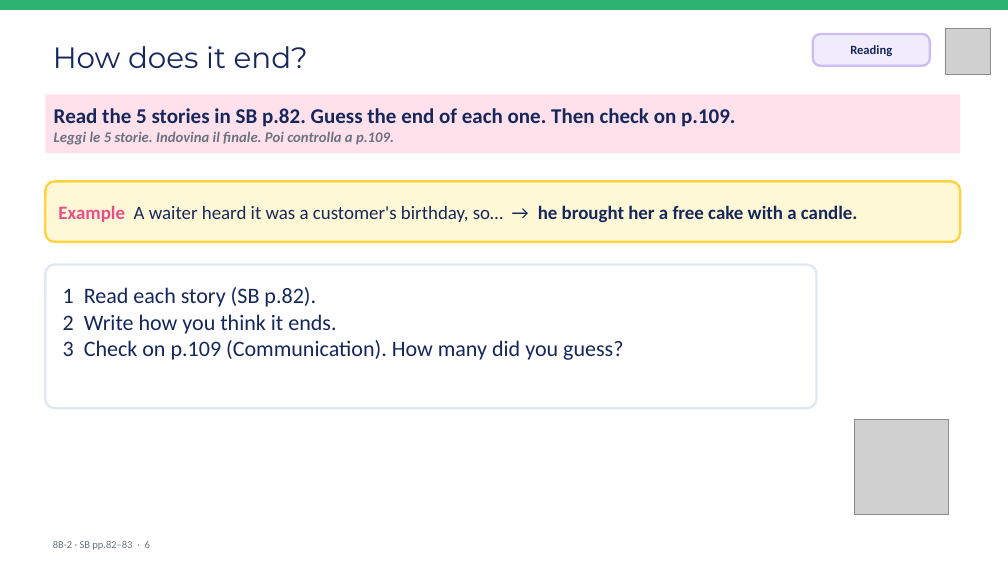
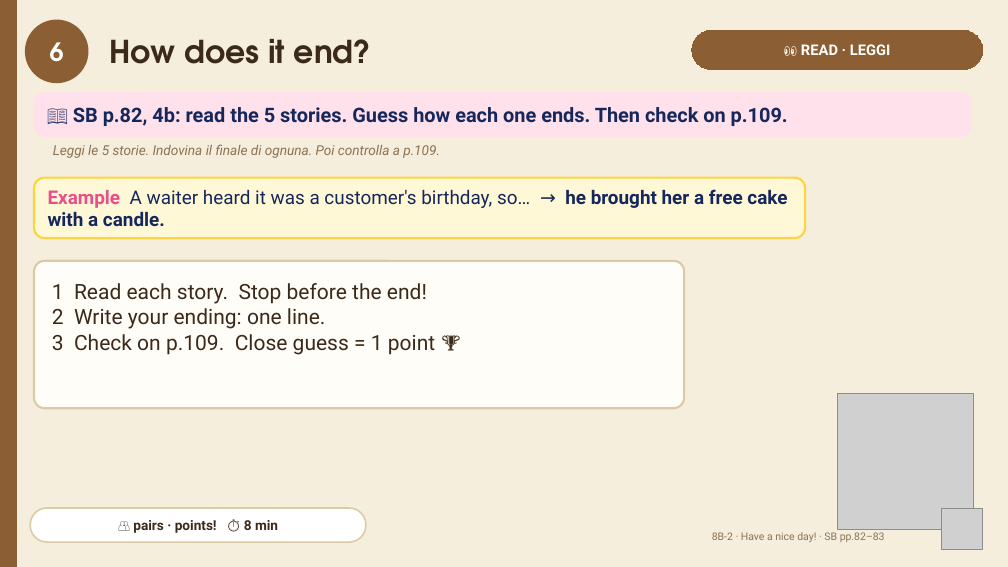
Before and after one commit to londonlanguageschool/Bagheria-, a slide deck: slide 6 of materials/B1/B1_8B-2_Have_a_nice_day.pptx. Drawn at 1008x567 pixels with LibreOffice and Linux fonts; fonts in the diff are those of the drawing; grey boxes stand for pictures. Boxes give left, top, right and bottom in pixels: in the first picture for what was removed or moved away, otherwise in the second. Text is boxed around its words. In the diff, an @@ line names an element or a change of style, - is before the commit and + after.

```diff
--- a/materials/B1/B1_8B-2_Have_a_nice_day.pptx
+++ b/materials/B1/B1_8B-2_Have_a_nice_day.pptx
@@ background #FFFFFF to #F5EEDD @@
@@ rectangle removed at [0,0,1008,9] @@
@@ rectangle added at [0,0,17,567], fill #8B5E34, outline #8B5E34 1 pt @@
@@ ellipse added at [26,21,87,82], fill #8B5E34, outline #8B5E34 3 pt, 24 pt, text #FFFFFF, bold @@
+6
@@ text "How does it end?": place and size @@
-text "How does it end?" at [53,46,308,68]
+text "How does it end?" at [109,39,371,64]
@@ text "How does it end?" at [109,39,371,64]: size 28 to 30 pt, font Montserrat to TeX Gyre Adventor, text colour #16275C to #3B2A1A, bold on @@
@@ rounded rectangle added at [692,30,983,70], fill #8B5E34, outline #8B5E34 0.75 pt, 14 pt, text #FFFFFF, bold @@
+👀 READ · LEGGI
@@ rounded rectangle removed at [813,34,930,66] @@
-Reading
@@ rounded rectangle "📖 SB p.82, 4b: read ...": place and size @@
-rounded rectangle "📖 SB p.82, 4b: read ..." at [45,95,960,154]
+rounded rectangle "📖 SB p.82, 4b: read ..." at [34,92,972,136]
@@ rounded rectangle "📖 SB p.82, 4b: read ..." at [34,92,972,136]: rectangle to rounded rectangle; outline none to #FFE1EC 0.75 pt @@
@@ text in rounded rectangle at [73,107,788,126]: text changed; size 20 to 19 pt; font Calibri to Roboto @@
-Read the 5 stories in SB p.82. Guess the end of each one. Then check on p.109.
-Leggi le 5 storie. Indovina il finale. Poi controlla a p.109.
+📖 SB p.82, 4b: read the 5 stories. Guess how each one ends. Then check on p.109.
@@ text added at [53,144,440,158], 13 pt, text #8B7355, italic @@
+Leggi le 5 storie. Indovina il finale di ognuna. Poi controlla a p.109.
@@ rounded rectangle "Example A waiter heard it ...": place and size @@
-rounded rectangle "Example A waiter heard it ..." at [45,181,960,242]
+rounded rectangle "Example A waiter heard it ..." at [34,178,805,238]
@@ rounded rectangle "Example A waiter heard it ..." at [34,178,805,238]: font Calibri to Roboto; outline #FFD23F 2.25 pt to #FFD23F 2 pt; proportions changed @@
@@ rounded rectangle "1 Read each story. Stop ...": place and size @@
-rounded rectangle "1 Read each story. Stop ..." at [45,265,817,408]
+rounded rectangle "1 Read each story. Stop ..." at [34,261,684,408]
@@ rounded rectangle "1 Read each story. Stop ..." at [34,261,684,408]: fill #FFFFFF to #FFFDF7; outline #DFE9F5 2.25 pt to #DCC9A6 2 pt; proportions changed @@
@@ text in rounded rectangle at [52,283,435,355]: text changed; size 21 to 20 pt; font Calibri to Roboto; text colour #16275C to #3B2A1A @@
-1 Read each story (SB p.82).
-2 Write how you think it ends.
-3 Check on p.109 (Communication). How many did you guess?
+1 Read each story. Stop before the end!
+2 Write your ending: one line.
+3 Check on p.109. Close guess = 1 point 🏆
@@ picture added at [838,393,974,529] @@
@@ picture removed at [854,420,949,514] @@
@@ rounded rectangle added at [30,508,366,542], fill #FFFFFF, outline #DCC9A6 1.5 pt, 13 pt, text #3B2A1A, bold @@
+👥 pairs · points! ⏱ 8 min
@@ picture: place and size @@
-picture at [945,29,991,74]
+picture at [941,508,983,550]
@@ text at [712,532,885,542]: text changed; font Calibri to Roboto; text colour #6B7280 to #8B7355 @@
-8B-2 · SB pp.82–83 · 6
+8B-2 · Have a nice day! · SB pp.82–83
```
Also in this commit, not shown: 9 other slides changed, 7 slides added, 9 slides removed, 23 other files.
